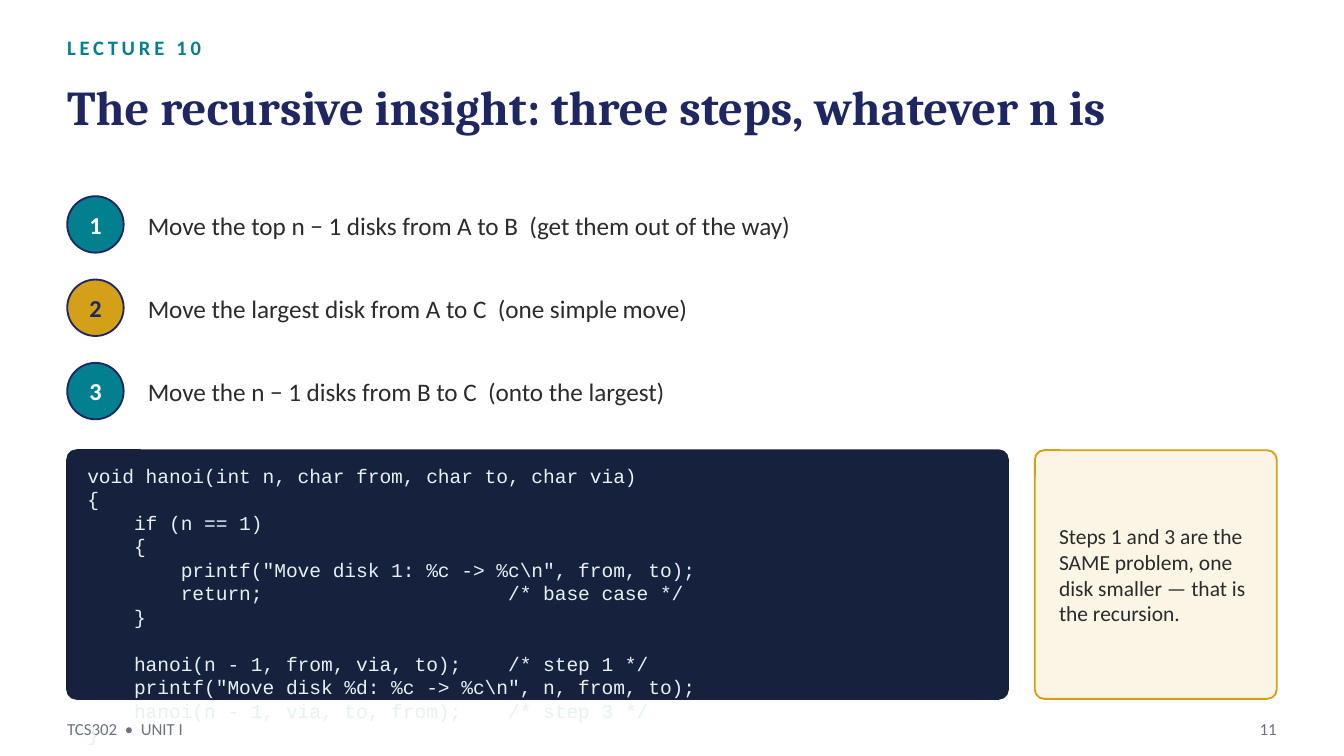
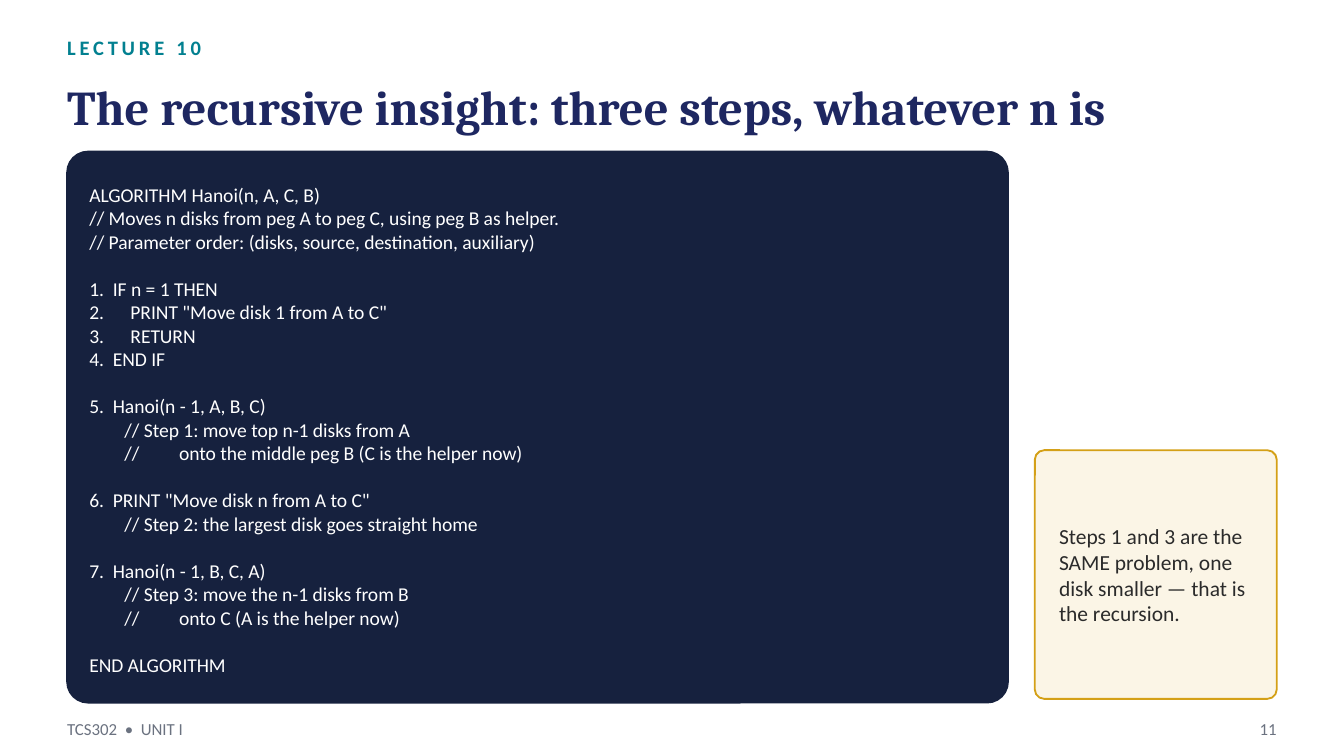
Before and after one commit to manojkaushik/manojkaushik.github.io, a slide deck: slide 11 of assets/TCS302/Unit-1/Lecture10_Postfix_Evaluation_Recursion_Hanoi.pptx. Drawn at 1344x756 pixels with LibreOffice and Linux fonts; fonts in the diff are those of the drawing. Boxes give left, top, right and bottom in pixels: in the first picture for what was removed or moved away, otherwise in the second. Text is boxed around its words. In the diff, an @@ line names an element or a change of style, - is before the commit and + after.

Commit message:
ppt update

```diff
--- a/assets/TCS302/Unit-1/Lecture10_Postfix_Evaluation_Recursion_Hanoi.pptx
+++ b/assets/TCS302/Unit-1/Lecture10_Postfix_Evaluation_Recursion_Hanoi.pptx
@@ rounded rectangle: place and size @@
-rounded rectangle at (67, 450, 1008, 699)
+rounded rectangle at (67, 152, 1008, 703)
@@ ellipse removed at (67, 196, 124, 253) @@
@@ text at (89, 188, 559, 672): text changed; font Courier New to Calibri; text colour #E8F1F2 to #FFFFFF @@
-void hanoi(int n, char from, char to, char via)
-{
-if (n == 1)
-{
-printf("Move disk 1: %c -> %c\n", from, to);
-return; /* base case */
-}
-hanoi(n - 1, from, via, to); /* step 1 */
-printf("Move disk %d: %c -> %c\n", n, from, to);
-hanoi(n - 1, via, to, from); /* step 3 */
-}
+ALGORITHM Hanoi(n, A, C, B)
+// Moves n disks from peg A to peg C, using peg B as helper.
+// Parameter order: (disks, source, destination, auxiliary)
+1. IF n = 1 THEN
+2. PRINT "Move disk 1 from A to C"
+3. RETURN
+4. END IF
+5. Hanoi(n - 1, A, B, C)
+// Step 1: move top n-1 disks from A
+// onto the middle peg B (C is the helper now)
+6. PRINT "Move disk n from A to C"
+// Step 2: the largest disk goes straight home
+7. Hanoi(n - 1, B, C, A)
+// Step 3: move the n-1 disks from B
+// onto C (A is the helper now)
+END ALGORITHM
@@ text removed at (89, 218, 101, 234) @@
-1
@@ text removed at (148, 216, 790, 240) @@
-Move the top n − 1 disks from A to B (get them out of the way)
@@ ellipse removed at (67, 280, 124, 336) @@
@@ text removed at (148, 299, 687, 323) @@
-Move the largest disk from A to C (one simple move)
@@ text removed at (89, 301, 101, 317) @@
-2
@@ ellipse removed at (67, 363, 124, 419) @@
@@ text removed at (89, 384, 101, 400) @@
-3
@@ text removed at (148, 383, 665, 406) @@
-Move the n − 1 disks from B to C (onto the largest)
```
Also in this commit, not shown: 2 other slides changed.
